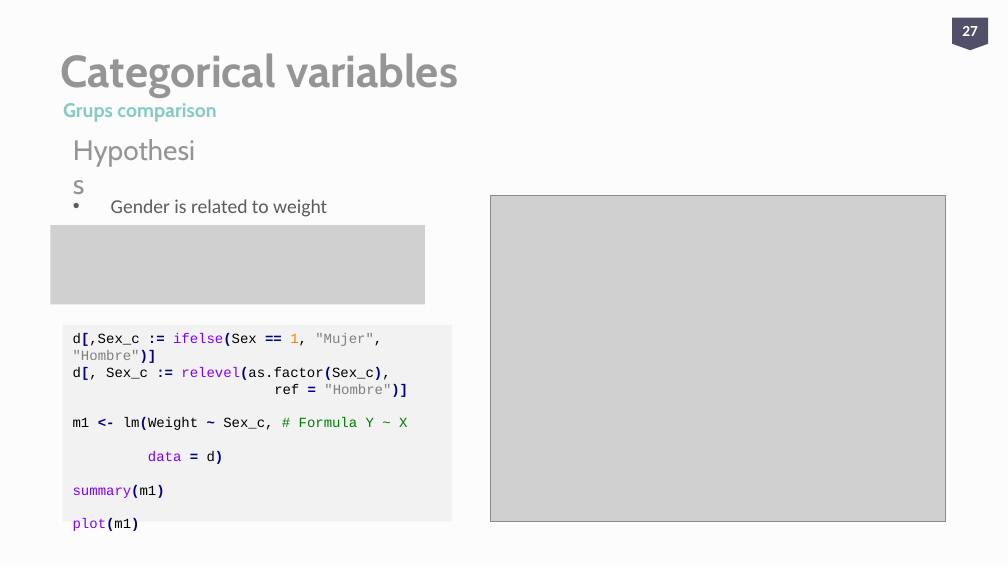
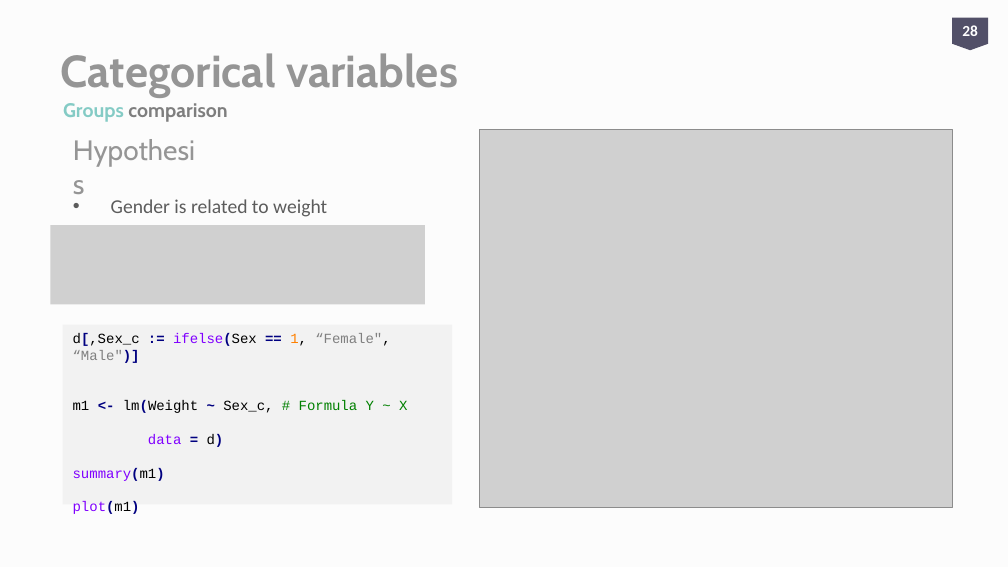
Before and after one commit to aweimann/floto-lab-learning-bioinformatics, a slide deck: slide 28 of presentations/R_worskshop_Statistics_analysisENG.pptx (slide 27 before the commit). Drawn at 1008x567 pixels with LibreOffice and Linux fonts; fonts in the diff are those of the drawing; grey boxes stand for pictures. Boxes give left, top, right and bottom in pixels: in the first picture for what was removed or moved away, otherwise in the second. Text is boxed around its words. In the diff, an @@ line names an element or a change of style, - is before the commit and + after.

```diff
--- a/presentations/R_worskshop_Statistics_analysisENG.pptx
+++ b/presentations/R_worskshop_Statistics_analysisENG.pptx
@@ page number at (962,25,978,36): text changed @@
-27
+28
@@ text at (63,103,227,122): text changed; text colour #84CBC5 to #7E7E7E @@
-Grups comparison
+Groups comparison
@@ picture: place and size @@
-picture at (490,196,944,521)
+picture at (480,129,953,507)
@@ rectangle "d[,Sex_c := ifelse(Sex == 1, ...": place and size @@
-rectangle "d[,Sex_c := ifelse(Sex == 1, ..." at (62,325,452,521)
+rectangle "d[,Sex_c := ifelse(Sex == 1, ..." at (62,325,452,504)
@@ text in rectangle at (73,333,390,363): text changed; text colour #000000 to #808080 @@
-d[,Sex_c := ifelse(Sex == 1, "Mujer", "Hombre")]
-d[, Sex_c := relevel(as.factor(Sex_c),
-ref = "Hombre")]
+d[,Sex_c := ifelse(Sex == 1, “Female", “Male")]
```
Also in this commit, not shown: 9 other slides changed, 3 slides added, 3 other files.
